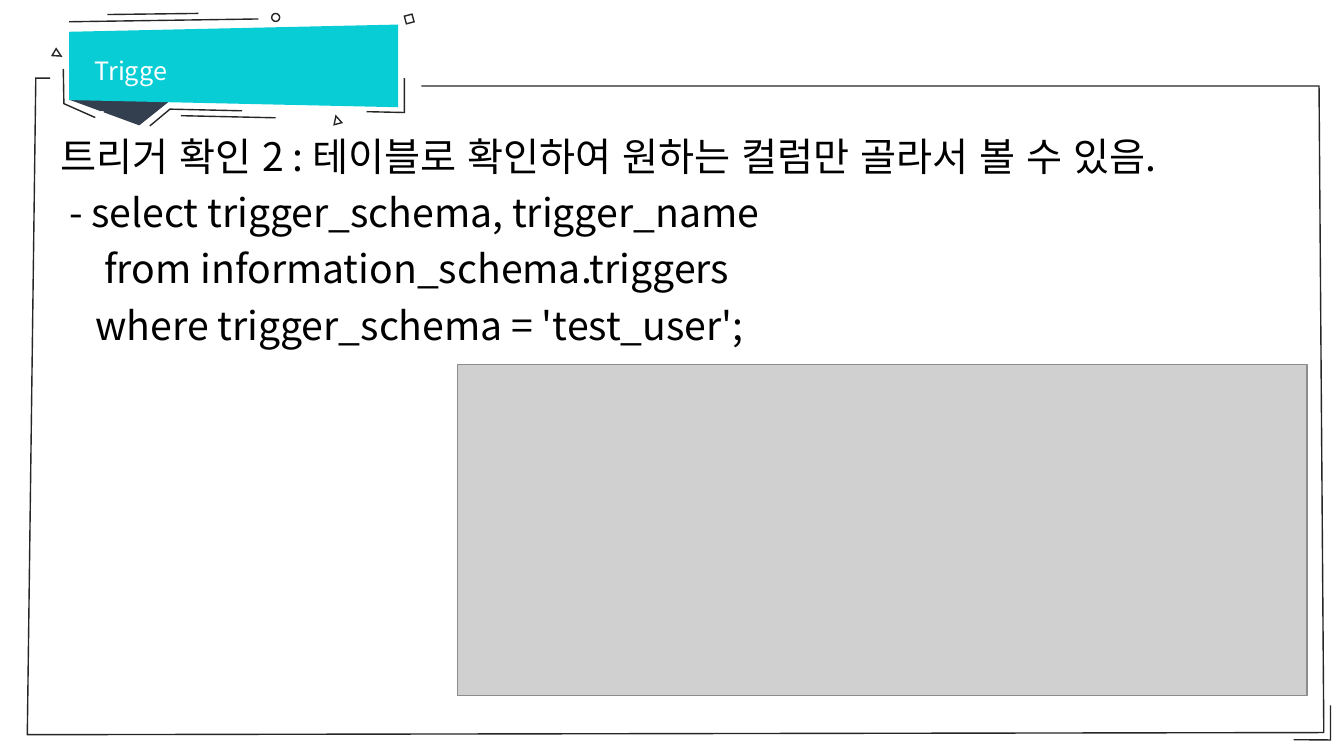
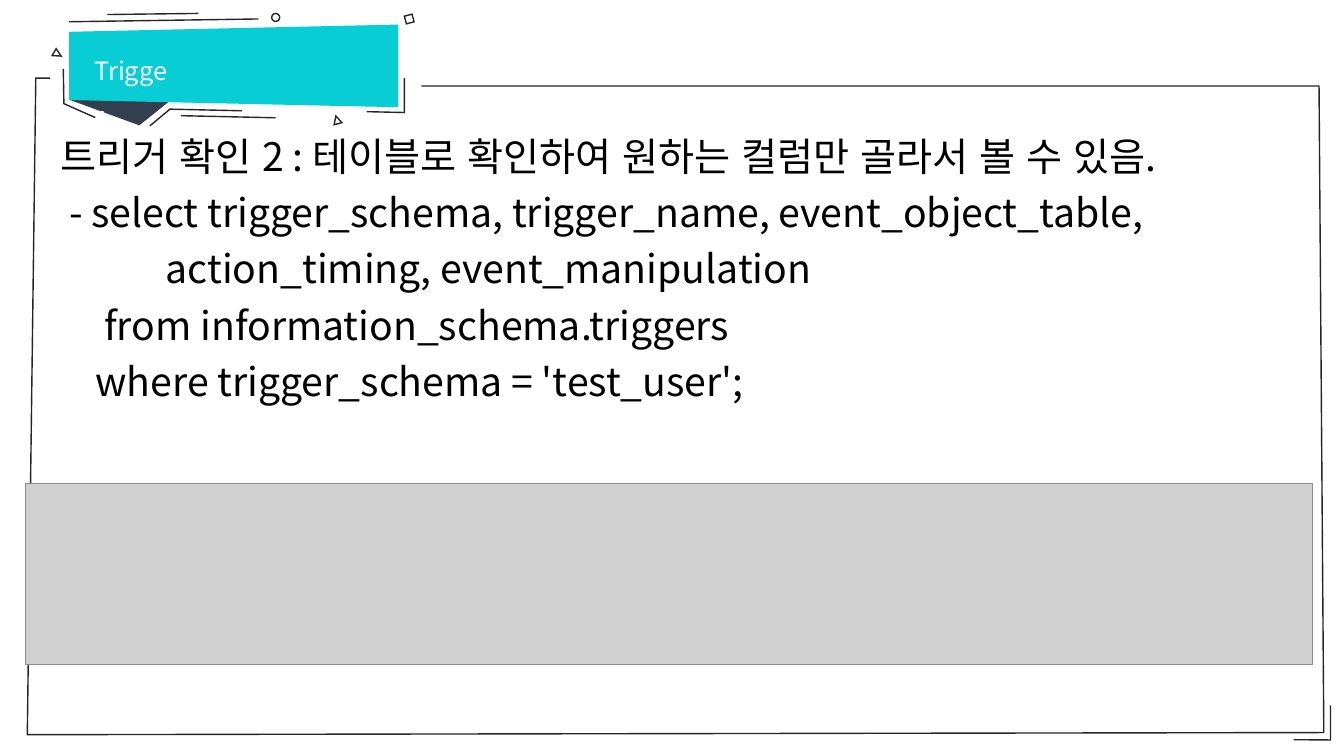
Before and after one commit to hitxid/openDatabase, a slide deck: slide 9 of database/9강 MySQL Trigger.pptx (slide 8 before the commit). Drawn at 1344x756 pixels with LibreOffice and Linux fonts; fonts in the diff are those of the drawing; grey boxes stand for pictures. Boxes give left, top, right and bottom in pixels: in the first picture for what was removed or moved away, otherwise in the second. Text is boxed around its words. In the diff, an @@ line names an element or a change of style, - is before the commit and + after.

```diff
--- a/database/9강 MySQL Trigger.pptx
+++ b/database/9강 MySQL Trigger.pptx
@@ text at (91,195,1144,293): text changed @@
-- select trigger_schema, trigger_name
+- select trigger_schema, trigger_name, event_object_table,
+action_timing, event_manipulation
@@ picture removed at (458,365,1308,696) @@
@@ picture added at (25,484,1312,664) @@
```
Also in this commit, not shown: 2 other slides changed, 1 slide added, 2 other files.
